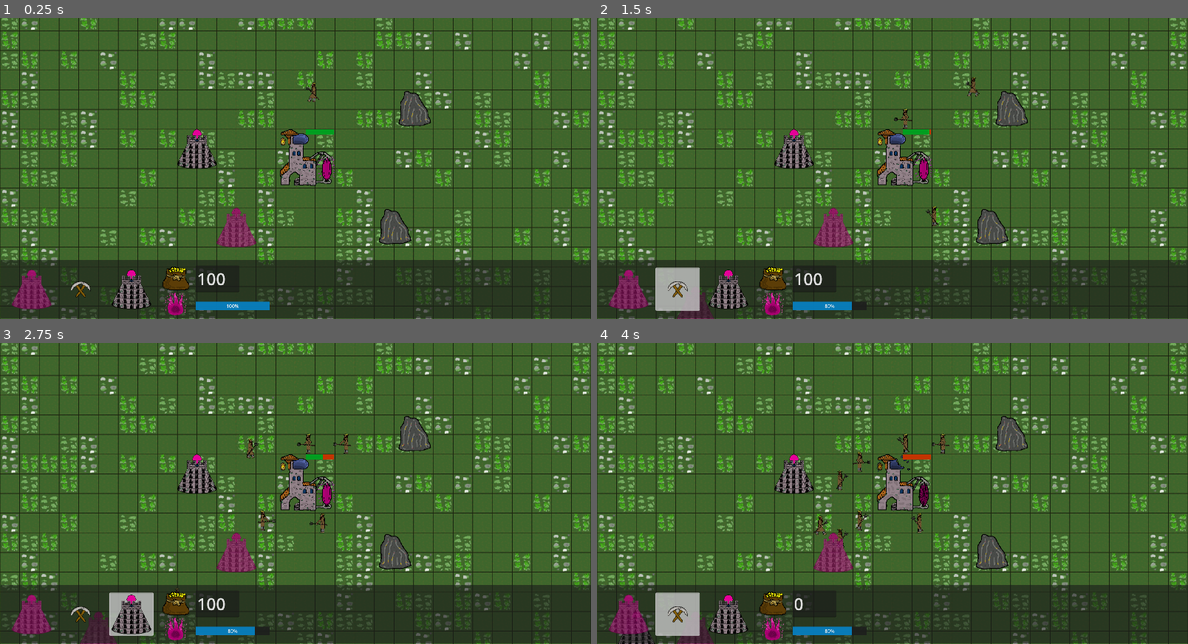
Above: before the commit, frames 1-4 (two rows, left to right).
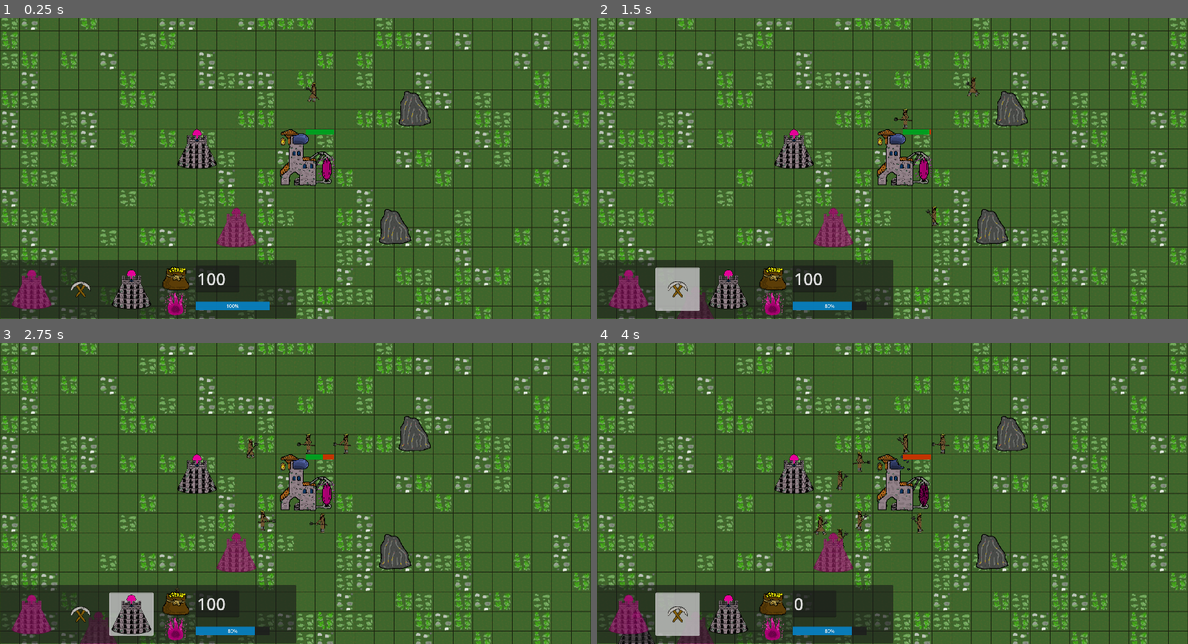
Above: after the commit, the same moments.

Repository: jaroslav2324/ludum_dare_54
Game: Godot game, scene res://scenes/main_scene.tscn
Same seed, same stepped clock (60 frames per second), same inputs: the game is played once before the commit and once after it. Sound files missing from this copy of the repository are replaced by a short silence.
Inputs (mouse positions are in pixels of both pictures, inside the frame that each line leads up to):
- Up to frame 1 (0.25 s): no input
- Up to frame 2 (1.5 s): click (626, 288) at 0.5 s; click (679, 288) at 1.25 s
- Up to frame 3 (2.75 s): click (130, 613) at 2 s
- Up to frame 4 (4 s): click (626, 613) at 2.75 s; click (679, 613) at 3.5 s

The runs differ from the first frame. In frame 1, 9.2% of the frame differs, in the area x 50-100%, y 80-100%; in frame 2, 9.2%; in frame 3, 9.2%; in frame 4, 9.2%.

Commit message:
addBalls

Diff:
--- /dev/null
+++ b/scenes/ball.gd
@@ -0,0 +1,17 @@
+extends RigidBody2D
+
+var damage = 1
+var speed = 700
+
+# Called when the node enters the scene tree for the first time.
+func _ready():
+	pass # Replace with function body.
+
+
+# Called every frame. 'delta' is the elapsed time since the previous frame.
+func _process(delta):
+	pass
+
+
+func _on_area_2d_body_entered(body):
+	queue_free()
--- /dev/null
+++ b/scenes/ball.tscn
@@ -0,0 +1,46 @@
+[gd_scene load_steps=7 format=3 uid="uid://q52iflwi7bbt"]
+
+[ext_resource type="Script" path="res://scenes/ball.gd" id="1_85i7x"]
+[ext_resource type="Texture2D" uid="uid://h7xoh8erf11n" path="res://textures/projectiles/projectile1.png" id="2_q0m3r"]
+[ext_resource type="Texture2D" uid="uid://bj0f5heukbpog" path="res://textures/projectiles/projectile2.png" id="3_3gpne"]
+[ext_resource type="Texture2D" uid="uid://cd8jfum543gcv" path="res://textures/projectiles/projectile3.png" id="4_msumu"]
+
+[sub_resource type="SpriteFrames" id="SpriteFrames_bvy3k"]
+animations = [{
+"frames": [{
+"duration": 1.0,
+"texture": ExtResource("2_q0m3r")
+}, {
+"duration": 1.0,
+"texture": ExtResource("3_3gpne")
+}, {
+"duration": 1.0,
+"texture": ExtResource("4_msumu")
+}],
+"loop": true,
+"name": &"default",
+"speed": 5.0
+}]
+
+[sub_resource type="CircleShape2D" id="CircleShape2D_k477i"]
+radius = 11.1803
+
+[node name="ball" type="RigidBody2D"]
+collision_layer = 0
+collision_mask = 0
+script = ExtResource("1_85i7x")
+
+[node name="AnimatedSprite2D" type="AnimatedSprite2D" parent="."]
+sprite_frames = SubResource("SpriteFrames_bvy3k")
+frame = 2
+frame_progress = 0.233693
+
+[node name="CollisionShape2D" type="CollisionShape2D" parent="."]
+shape = SubResource("CircleShape2D_k477i")
+
+[node name="Area2D" type="Area2D" parent="."]
+
+[node name="CollisionShape2D" type="CollisionShape2D" parent="Area2D"]
+shape = SubResource("CircleShape2D_k477i")
+
+[connection signal="body_entered" from="Area2D" to="." method="_on_area_2d_body_entered"]
--- a/scenes/main_scene.tscn
+++ b/scenes/main_scene.tscn
@@ -30,7 +30,7 @@
 [node name="interface" parent="." instance=ExtResource("5_4fssk")]
 offset_left = -960.0
 offset_top = 300.0
-offset_right = 960.0
+offset_right = 0.0
 offset_bottom = 490.0
 
 [connection signal="currency" from="game" to="interface" method="_on_game_currency"]
--- a/scenes/tower.gd
+++ b/scenes/tower.gd
@@ -7,6 +7,8 @@
 
 var target
 var aimed_target = false
+
+var ball = preload("res://scenes/ball.tscn")
 
 # Called when the node enters the scene tree for the first time.
 func _ready():
@@ -41,8 +43,15 @@
 	print("Radius entered")
 	print("Body in enemies group", body.is_in_group("enemies"))
 	if body.is_in_group("enemies") and not aimed_target:
+		print("Fire! ", get_global_position())
 		aimed_target = true
 		target = body
+		var instance = ball.instantiate()
+		instance.position = get_global_position()
+		instance.look_at(body.position)
+		#instance.rotation = body.look_at()
+		add_child(instance)
+		instance.apply_central_impulse(Vector2(2000,0).rotated(rotation))
 		$attackPlayer.play()
 		target.apply_damage(tower_damage)
 		$radius/damageTimer.start(tower_attack_speed)
